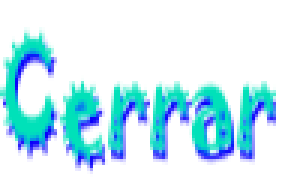
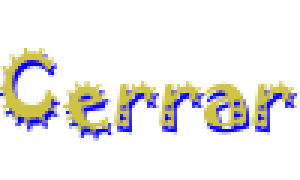
The second 300px x 180px image is a revision of the first. Changes to its layers:
hid "cerrar normal" over box(0, 27, 276, 174)
showed "Cerrar hover", moved it above "Cerrar", painted on it over box(0, 27, 294, 135)
showed "Cerrar #1", painted on it over box(0, 27, 297, 141)
